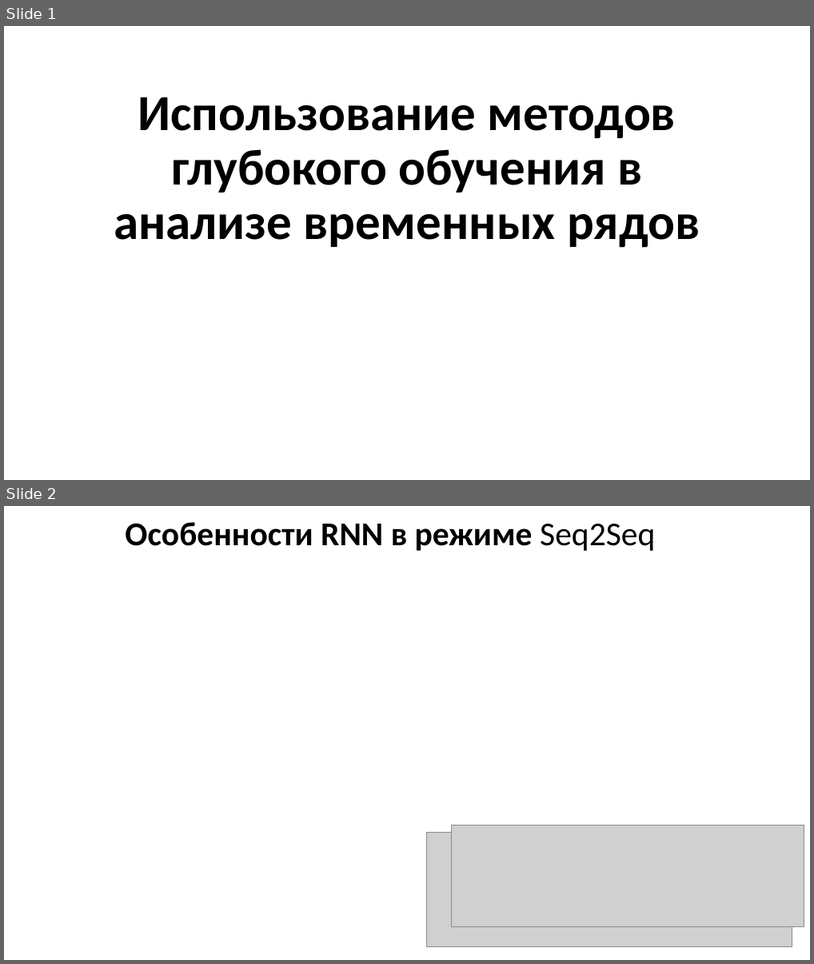
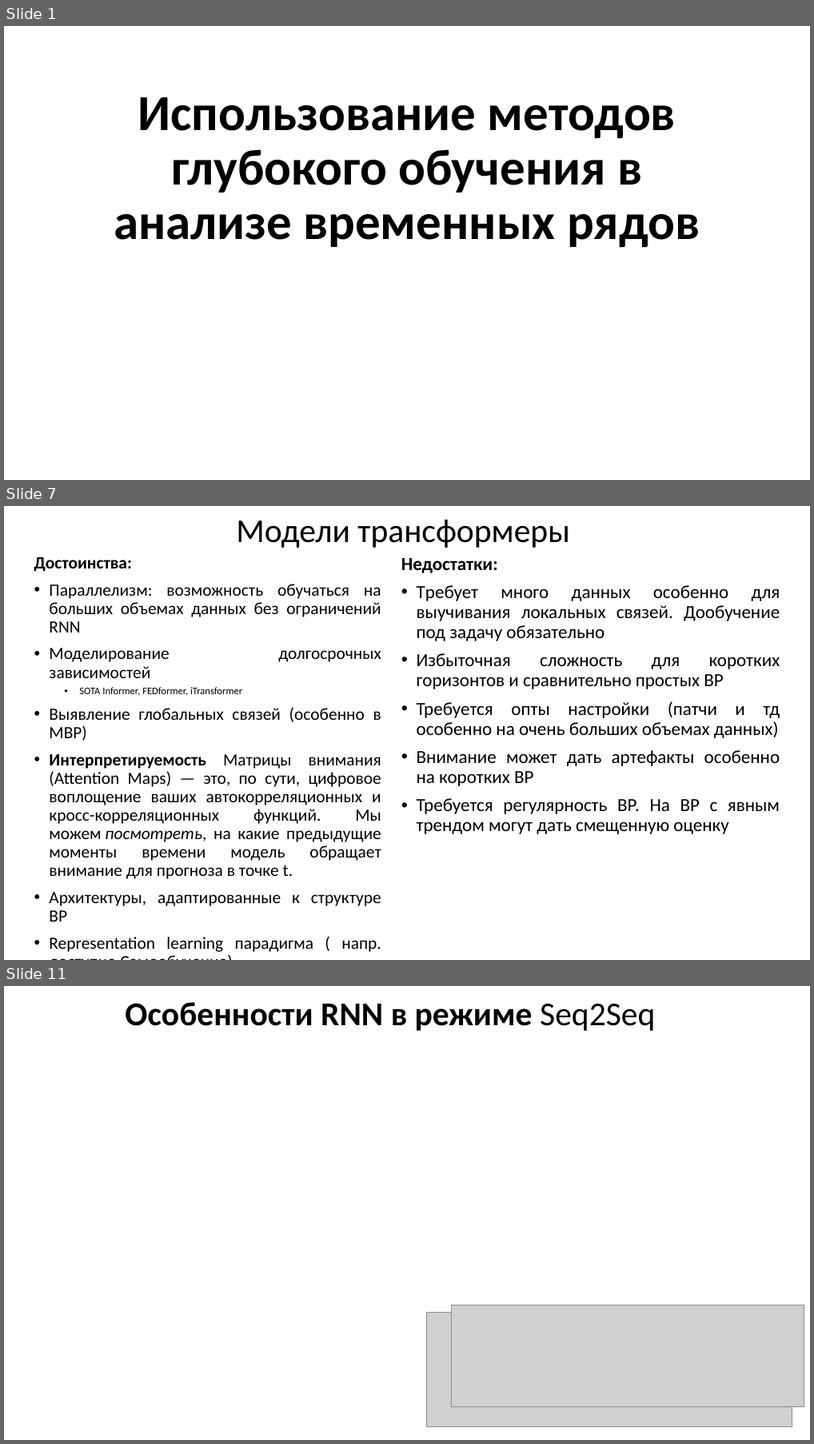
Before and after one commit to MVRonkin/TimeSeriesCourse, a slide deck: 2025/LEC/07-4 Foundation.pptx. Shown one above the other, each under a label of ours: slides 1 and 2 before the commit, slides 1, 7 and 11 after it; the slides between them are not shown. The pictures are 814x964 and 814x1444 pixels, drawn with LibreOffice and Linux fonts; fonts in the diff are those of the drawing; grey boxes stand for pictures. Boxes give left, top, right and bottom in pixels: in the first picture for what was removed or moved away, otherwise in the second. Text is boxed around its words. In the diff, an @@ line names an element or a change of style, - is before the commit and + after.

```diff
--- a/2025/LEC/07-4 Foundation.pptx
+++ b/2025/LEC/07-4 Foundation.pptx
@@ slide 7 added at (4, 506, 810, 960), background #FFFFFF @@
@@ title added at (236, 520, 570, 548), 39.6 pt, text #000000 @@
+Модели трансформеры
@@ text added at (34, 557, 382, 952), 20.4 pt, text #000000 @@
+Достоинства:
+• Параллелизм: возможность обучаться на больших объемах данных без ограничений RNN
+• Моделирование долгосрочных зависимостей
+  • SOTA Informer, FEDformer, iTransformer
+• Выявление глобальных связей (особенно в МВР)
+• Интерпретируемость Матрицы внимания (Attention Maps) — это, по сути, цифровое воплощение ваших автокорреляционных и кросс-корреляционных функций. Мы можем посмотреть, на какие предыдущие моменты времени модель обращает внимание для прогноза в точке t.
+• Архитектуры, адаптированные к структуре ВР
+• Representation learning парадигма ( напр. доступно Самообучение)
@@ text added at (402, 558, 781, 834), 22 pt, text #000000 @@
+Недостатки:
+• Требует много данных особенно для выучивания локальных связей. Дообучение под задачу обязательно
+• Избыточная сложность для коротких горизонтов и сравнительно простых ВР
+• Требуется опты настройки (патчи и тд особенно на очень больших объемах данных)
+• Внимание может дать артефакты особенно на коротких ВР
+• Требуется регулярность ВР. На ВР с явным трендом могут дать смещенную оценку
@@ what was slide 2 is now slide 11 @@
```
Also in this commit, not shown: 8 other slides added.
